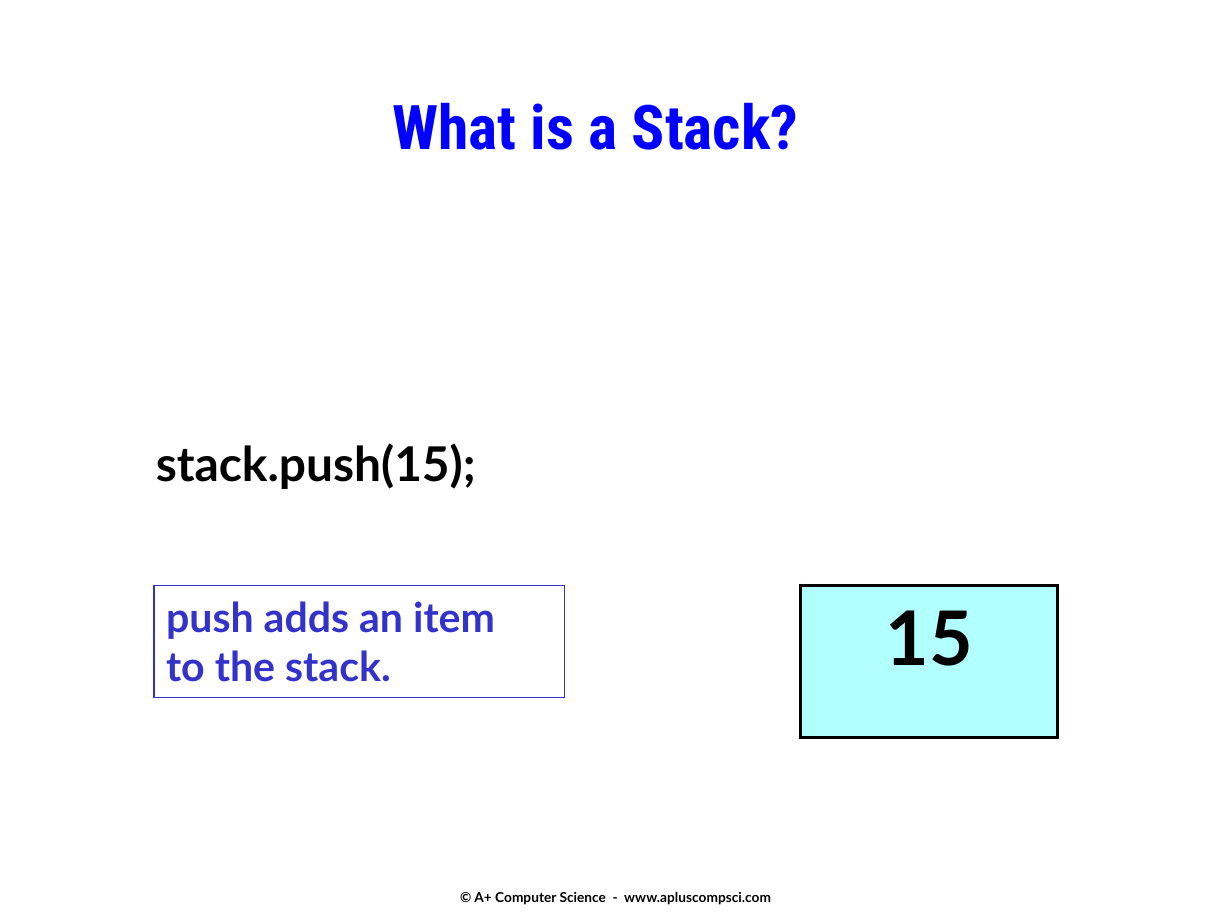
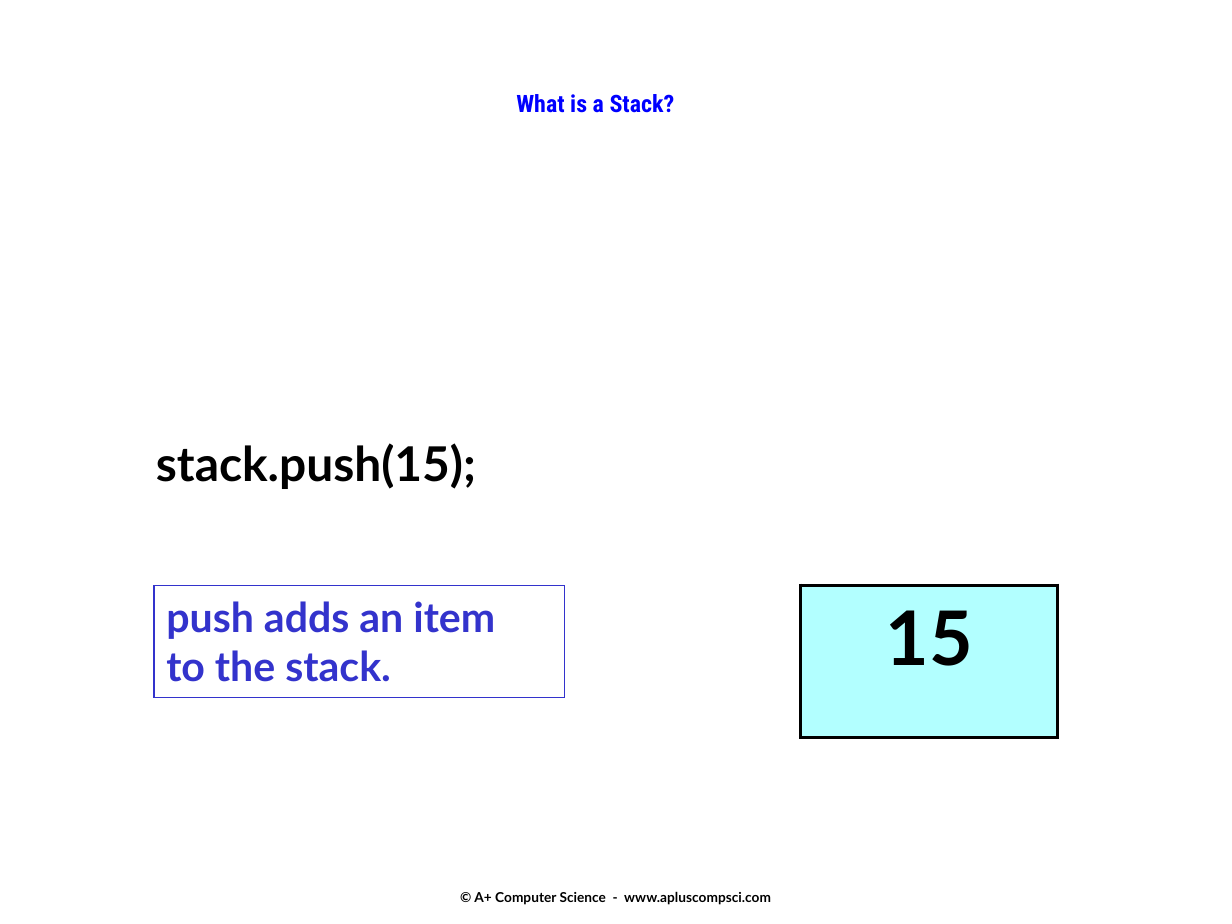
Before and after one commit to ishanigoli/cs3-labs, a slide deck: slide 5 of u06b_stacks/notes/13a.stacks.pptx. Drawn at 1232x924 pixels with LibreOffice and Linux fonts; fonts in the diff are those of the drawing. Boxes give left, top, right and bottom in pixels: in the first picture for what was removed or moved away, otherwise in the second. Text is boxed around its words. In the diff, an @@ line names an element or a change of style, - is before the commit and + after.

Commit message:
stack tester commit

```diff
--- a/u06b_stacks/notes/13a.stacks.pptx
+++ b/u06b_stacks/notes/13a.stacks.pptx
@@ text "What is a Stack?" at box(516, 94, 675, 113): size 36 to 14 pt @@
```
Also in this commit, not shown: 25 other slides changed, 5 slides added, 29 other files.
